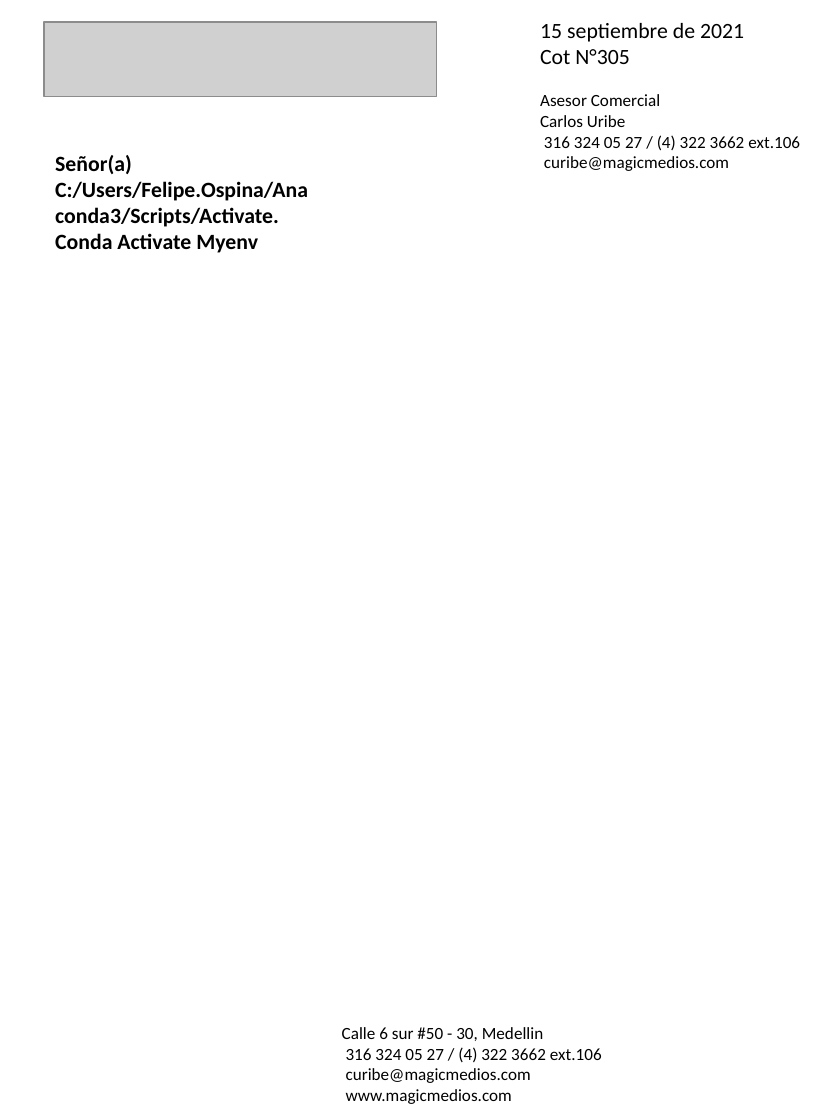
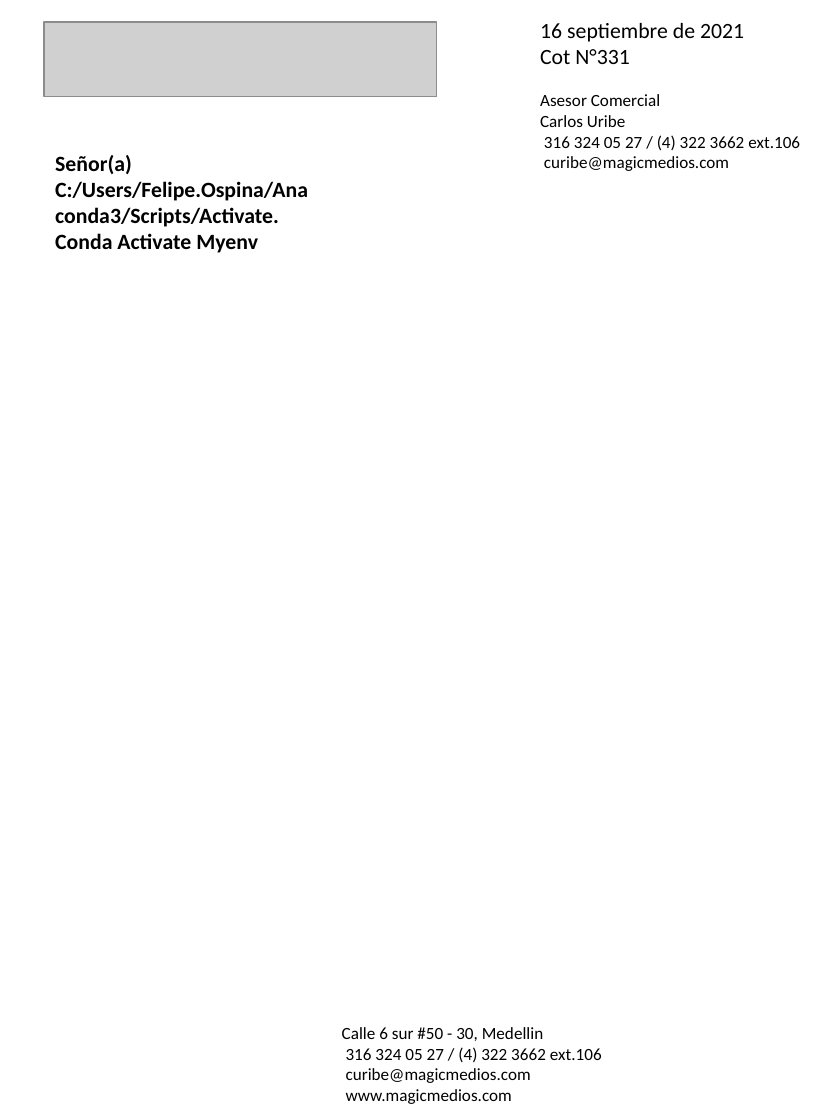
Before and after one commit to felipeospina21/MagicMedios, a slide deck: slide 1 of cotizaciones/cotización_Conda Activate Myenv.pptx. Drawn at 840x1120 pixels with LibreOffice and Linux fonts; fonts in the diff are those of the drawing; grey boxes stand for pictures. Boxes give left, top, right and bottom in pixels: in the first picture for what was removed or moved away, otherwise in the second. Text is boxed around its words. In the diff, an @@ line names an element or a change of style, - is before the commit and + after.

```diff
--- a/cotizaciones/cotización_Conda Activate Myenv.pptx
+++ b/cotizaciones/cotización_Conda Activate Myenv.pptx
@@ text at (x1=540, y1=23, x2=744, y2=64): text changed @@
-15 septiembre de 2021
-Cot N°305
+16 septiembre de 2021
+Cot N°331
```
Also in this commit, not shown: 8 other files.
